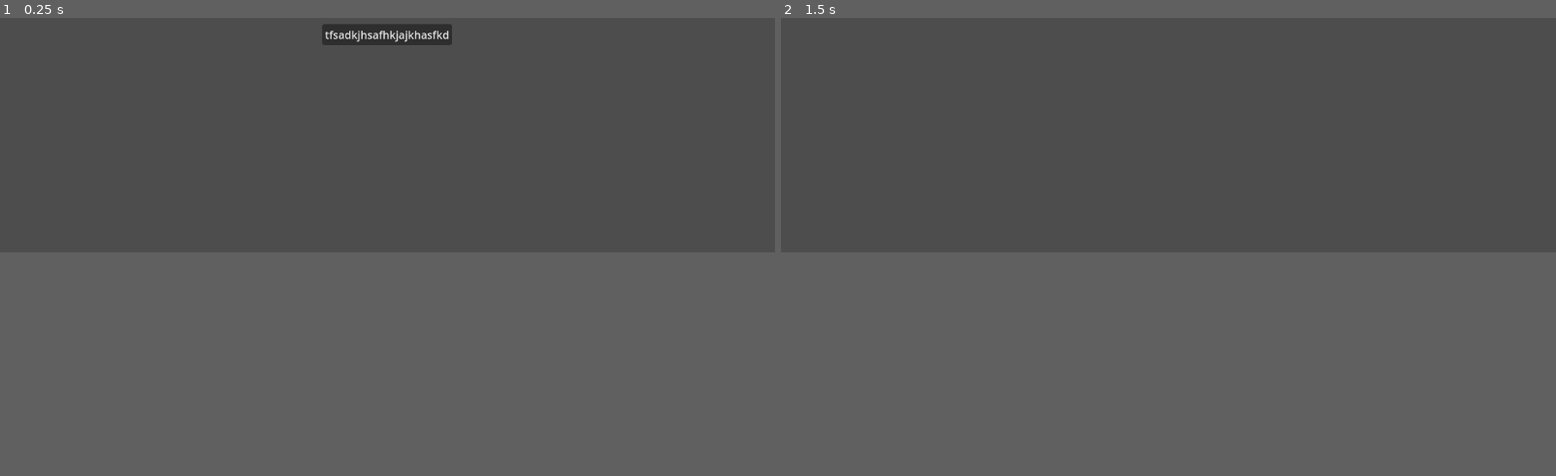
Above: before the commit, frames 1-2 (left to right).
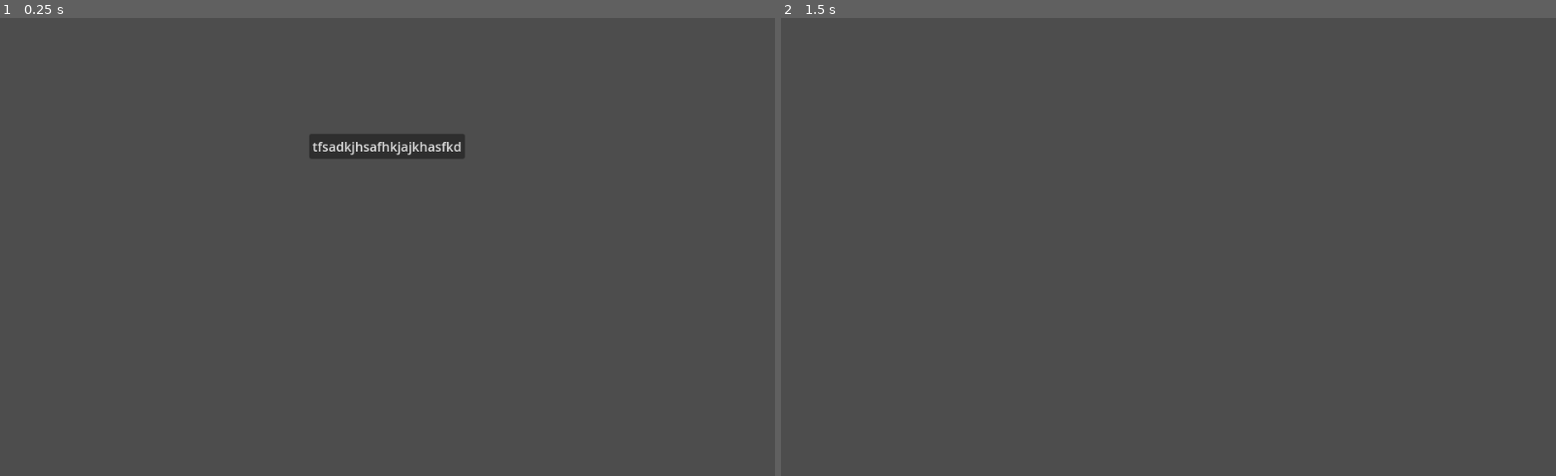
Above: after the commit, the same moments.

Repository: christianmz565/UnityHatersJam
Game: Godot game, scene res://Scenes/Main/Global.tscn
Same seed, same stepped clock (60 frames per second), same inputs: the game is played once before the commit and once after it.
Inputs:
- Up to frame 1 (0.25 s): no input
- Up to frame 2 (1.5 s): click "tfsadkjhsafhkjajkhasfkd" at 0.5 s; tap Enter at 1.25 s
In our replay, the window is 799x449 before the commit and 799x680 after it. These sizes can differ from the game's own. Grey fills any space a smaller window leaves; there, only what the larger window draws over its background counts as a difference.

The runs differ from the first frame. In frame 1, 1.6% of the frame differs, in the area x 39-60%, y 1-31%; in frame 2, only the window size differs.

Commit message:
adding input settings

Diff:
--- a/proyecto/project.godot
+++ b/proyecto/project.godot
@@ -19,6 +19,41 @@
 
 SceneManager="*res://Singletons/SceneManager.gd"
 
+[display]
+
+window/size/viewport_width=1920
+window/size/viewport_height=1080
+window/size/window_width_override=960
+window/size/window_height_override=816
+
+[input]
+
+shoot_gun={
+"deadzone": 0.5,
+"events": [Object(InputEventMouseButton,"resource_local_to_scene":false,"resource_name":"","device":-1,"window_id":0,"alt_pressed":false,"shift_pressed":false,"ctrl_pressed":false,"meta_pressed":false,"button_mask":1,"position":Vector2(207, 20),"global_position":Vector2(216, 66),"factor":1.0,"button_index":1,"canceled":false,"pressed":true,"double_click":false,"script":null)
+]
+}
+move_up={
+"deadzone": 0.5,
+"events": [Object(InputEventKey,"resource_local_to_scene":false,"resource_name":"","device":-1,"window_id":0,"alt_pressed":false,"shift_pressed":false,"ctrl_pressed":false,"meta_pressed":false,"pressed":false,"keycode":0,"physical_keycode":87,"key_label":0,"unicode":119,"location":0,"echo":false,"script":null)
+]
+}
+move_down={
+"deadzone": 0.5,
+"events": [Object(InputEventKey,"resource_local_to_scene":false,"resource_name":"","device":-1,"window_id":0,"alt_pressed":false,"shift_pressed":false,"ctrl_pressed":false,"meta_pressed":false,"pressed":false,"keycode":0,"physical_keycode":83,"key_label":0,"unicode":115,"location":0,"echo":false,"script":null)
+]
+}
+move_left={
+"deadzone": 0.5,
+"events": [Object(InputEventKey,"resource_local_to_scene":false,"resource_name":"","device":-1,"window_id":0,"alt_pressed":false,"shift_pressed":false,"ctrl_pressed":false,"meta_pressed":false,"pressed":false,"keycode":0,"physical_keycode":65,"key_label":0,"unicode":97,"location":0,"echo":false,"script":null)
+]
+}
+move_right={
+"deadzone": 0.5,
+"events": [Object(InputEventKey,"resource_local_to_scene":false,"resource_name":"","device":-1,"window_id":0,"alt_pressed":false,"shift_pressed":false,"ctrl_pressed":false,"meta_pressed":false,"pressed":false,"keycode":0,"physical_keycode":68,"key_label":0,"unicode":100,"location":0,"echo":false,"script":null)
+]
+}
+
 [rendering]
 
 textures/canvas_textures/default_texture_filter=0
